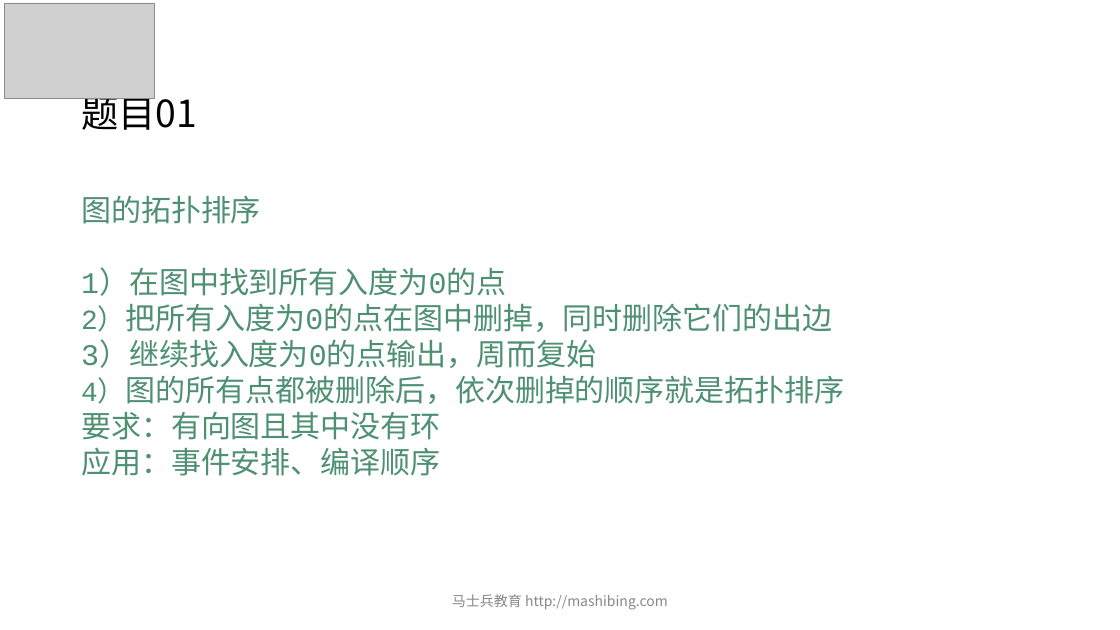
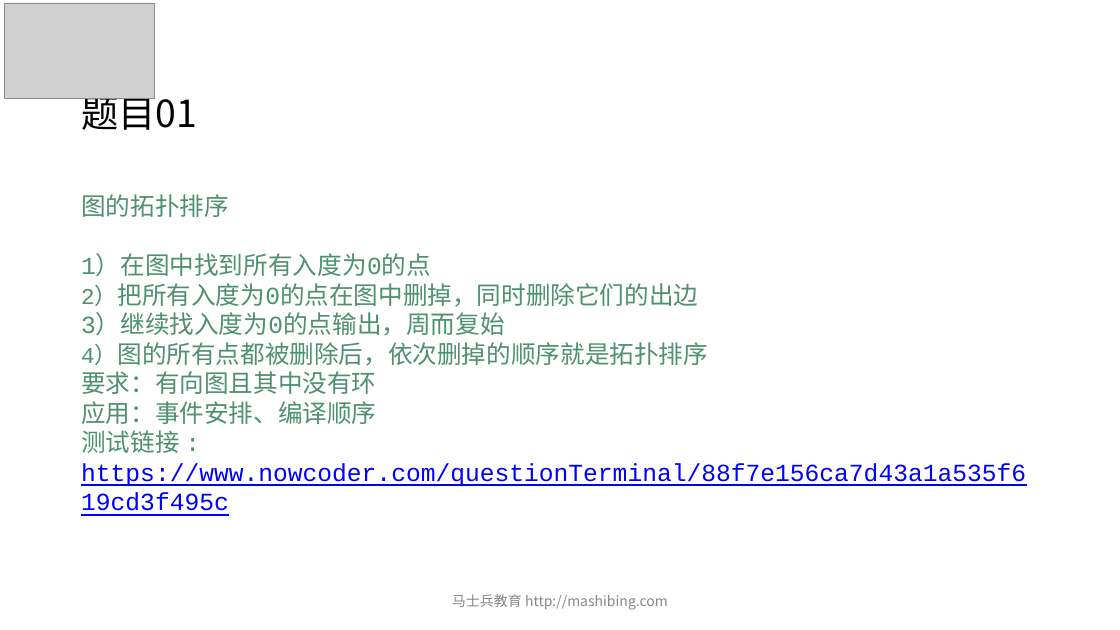
Before and after one commit to algorithmzuo/mca-algorithm-problems, a slide deck: slide 3 of 第03期/ppt/powerpoint/第07节.pptx. Drawn at 1120x630 pixels with LibreOffice and Linux fonts; fonts in the diff are those of the drawing; grey boxes stand for pictures. Boxes give left, top, right and bottom in pixels: in the first picture for what was removed or moved away, otherwise in the second. Text is boxed around its words. In the diff, an @@ line names an element or a change of style, - is before the commit and + after.

```diff
--- a/第03期/ppt/powerpoint/第07节.pptx
+++ b/第03期/ppt/powerpoint/第07节.pptx
@@ text at [81,194,708,424]: size 25.7 to 21.1 pt in "图的拓扑排序", "1）在图中找到所有入度为0的点", "2）把所有入度为0的点在图中删掉，同时删除它们的出边", "3）继续找入度为0的点输出，周而复始" and 3 more places; size 23.8 to 19.4 pt in "2）把所有入度为0的点在图中删掉，同时删除它们的出边", "4）图的所有点都被删除后，依次删掉的顺序就是拓扑排序" @@
@@ text at [81,430,1026,486]: paragraph added @@
+测试链接 : https://www.nowcoder.com/questionTerminal/88f7e156ca7d43a1a535f619cd3f495c
```
Also in this commit, not shown: 5 other slides changed, 3 other files.
